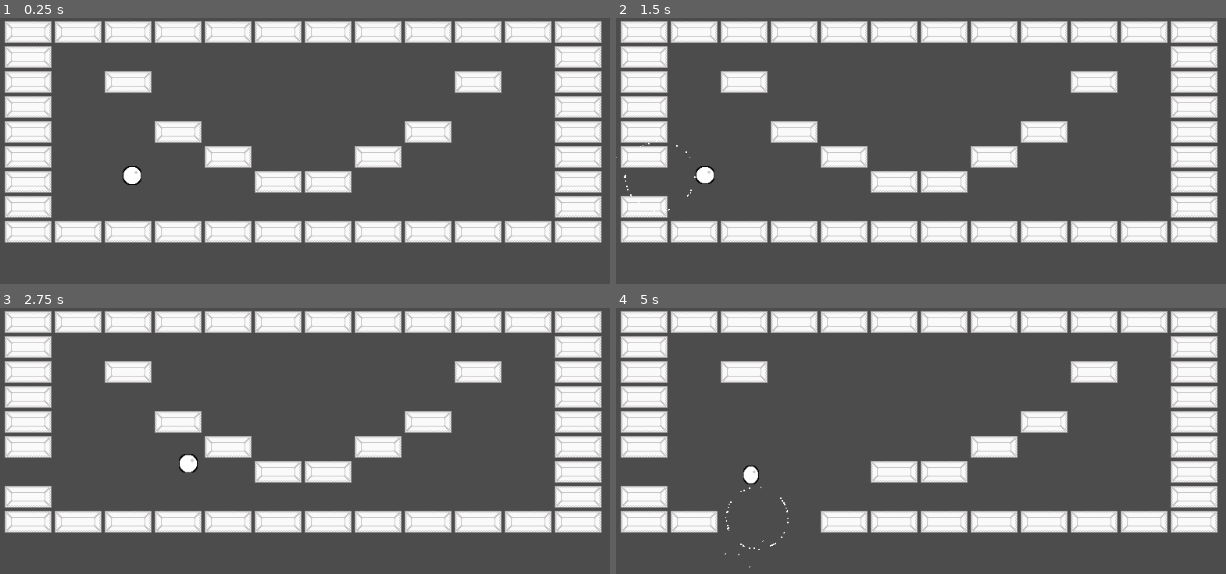
Above: before the commit, frames 1-4 (two rows, left to right).
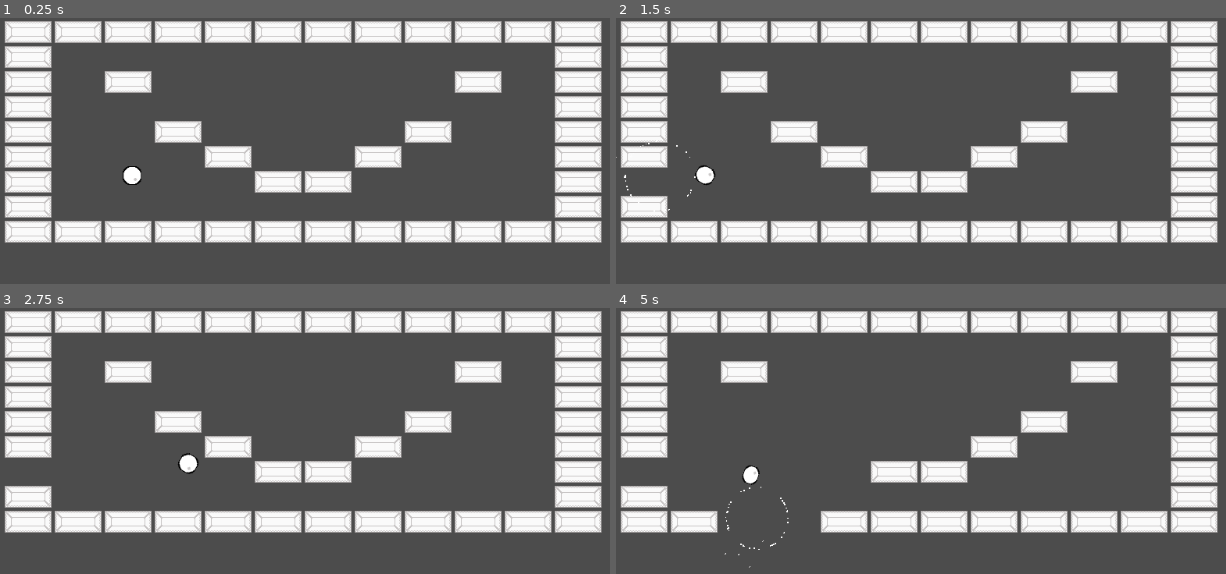
Above: after the commit, the same moments.

Repository: Anatolij-Grigorjev/Breakout4Godot
Game: Godot game, scene res://BreakoutGame.tscn
Two runs of this game, one before a commit and one after it. Both use one fixed random seed, a clock stepped at 60 frames per second and the inputs below.
Inputs (mouse positions are in pixels of both pictures, inside the frame that each line leads up to):
- Up to frame 1 (0.25 s): no input
- Up to frame 2 (1.5 s): tap Enter at 0.5 s; move the mouse to (1189, 228) at 0.52 s; tap Alt at 0.6 s; click (1189, 228) at 0.67 s; drag from (853, 276) to (outside the picture) at 1.27 s
- Up to frame 3 (2.75 s): move the mouse to (481, 438) at 2.02 s; tap Shift at 2.1 s; click (481, 438) at 2.17 s
- Up to frame 4 (5 s): drag from (outside the picture) to (774, 472) at 2.77 s; move the mouse to (outside the picture) at 3.52 s; tap Ctrl at 3.6 s; click (outside the picture) at 3.67 s; drag from (774, 472) to (896, 425) at 4.27 s

The runs differ from the first frame. In frame 1, less than 0.1% of the frame differs, in the area x 21-23%, y 57-62%; in frame 2, less than 0.1%, in the area x 12-17%, y 55-63%; in frame 3, less than 0.1%; in frame 4, less than 0.1%.

Commit message:
make ball rotate durng flight

Diff:
--- a/game/ball/Ball.gd
+++ b/game/ball/Ball.gd
@@ -4,17 +4,21 @@
 signal ball_collided(collision)
 
 onready var anim: AnimationPlayer = $AnimationPlayer
+onready var sprite: Sprite = $Sprite
 
 export(float) var baseSpeed: float = 99;
 export(Vector2) var direction := Vector2.LEFT;
 
 var currentSpeed
 
+var spinRadians = deg2rad(360)
+
 func _ready():
 	currentSpeed = baseSpeed
 
 func _process(delta: float):
 	var collision: KinematicCollision2D = move_and_collide(direction * currentSpeed * delta)
+	sprite.rotate(spinRadians * delta)
 	_handle_potential_collision(collision)
 
 
@@ -26,6 +30,7 @@
 	if collision.collider.is_in_group("bricks"):
 		var tilemap: BricksMap = collision.collider as BricksMap
 		tilemap.bricks_hit_at(collision.position, collision.normal)
+		sprite.rotation = collision.normal.angle()
 		anim.play("hit-squish")
 		currentSpeed = clamp(currentSpeed * 1.05, baseSpeed, baseSpeed * 2)
 
